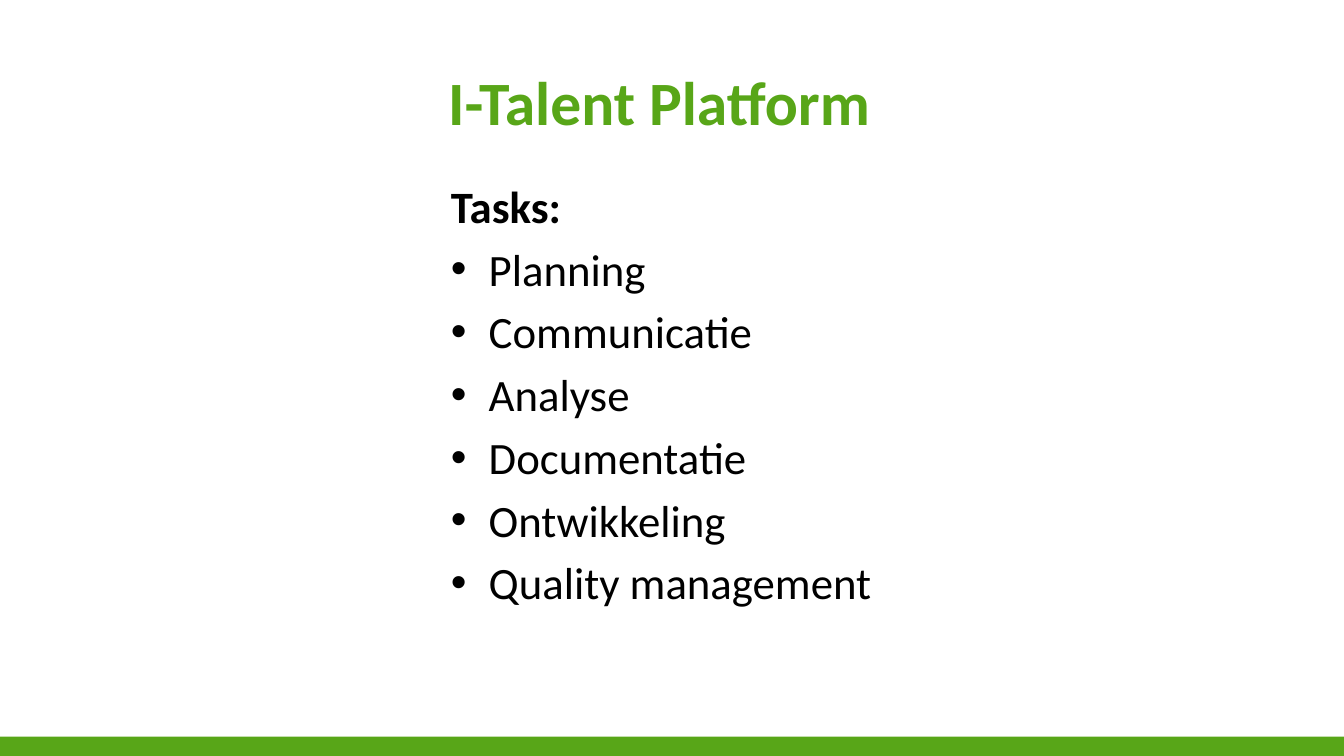
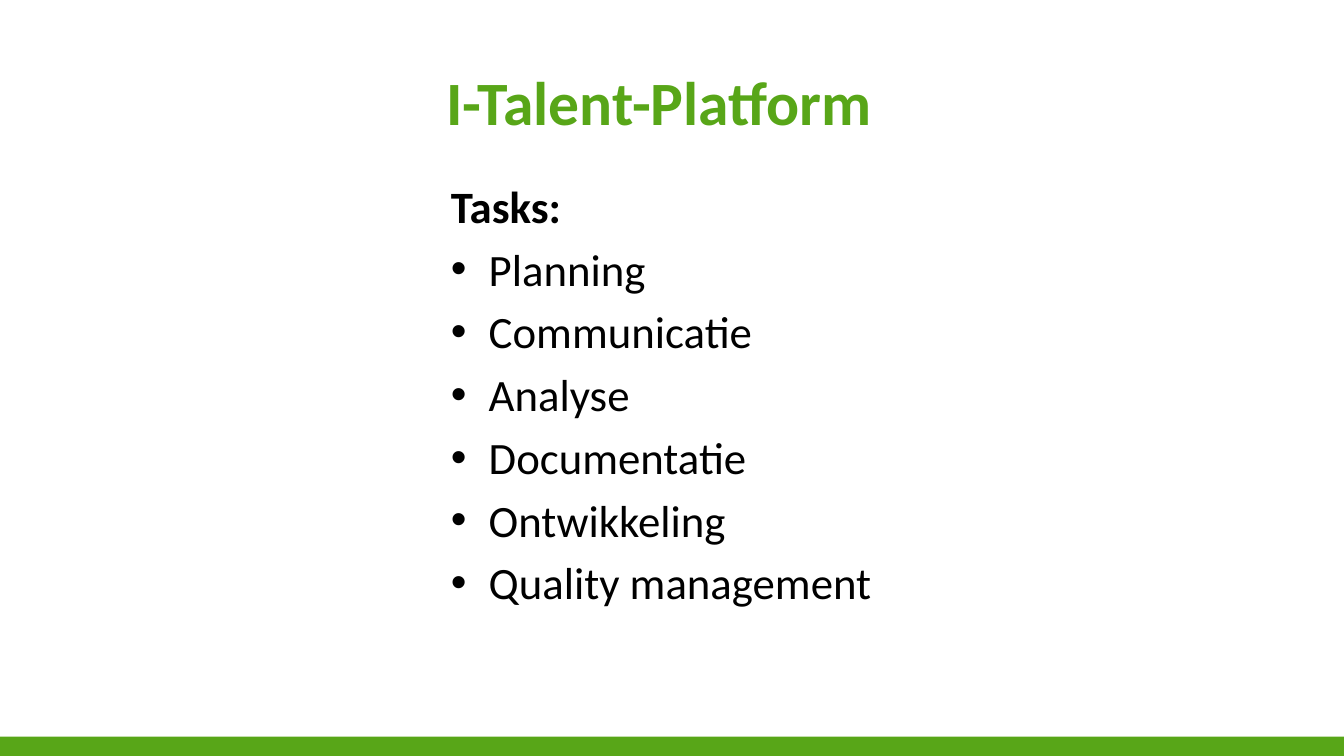
Before and after one commit to niekvandael/iTalent, a slide deck: slide 3 of italent/documents/Presentatie/Presentatie.pptx. Drawn at 1344x756 pixels with LibreOffice and Linux fonts; fonts in the diff are those of the drawing; background and template pictures are left out. Boxes give left, top, right and bottom in pixels: in the first picture for what was removed or moved away, otherwise in the second. Text is boxed around its words. In the diff, an @@ line names an element or a change of style, - is before the commit and + after.

```diff
--- a/italent/documents/Presentatie/Presentatie.pptx
+++ b/italent/documents/Presentatie/Presentatie.pptx
@@ title at bbox=[446, 81, 871, 126]: text changed @@
-I-Talent Platform
+I-Talent-Platform
```
Also in this commit, not shown: 4 other slides changed, 3 other files.
